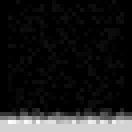
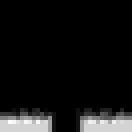
The second 132 × 132 image is a revision of the first. Changes to its layers:
added layer "Layer 7" (darken) above "Layer 6" over [44,104,84,132]
hid "Layer 5" over [8,0,124,108]
